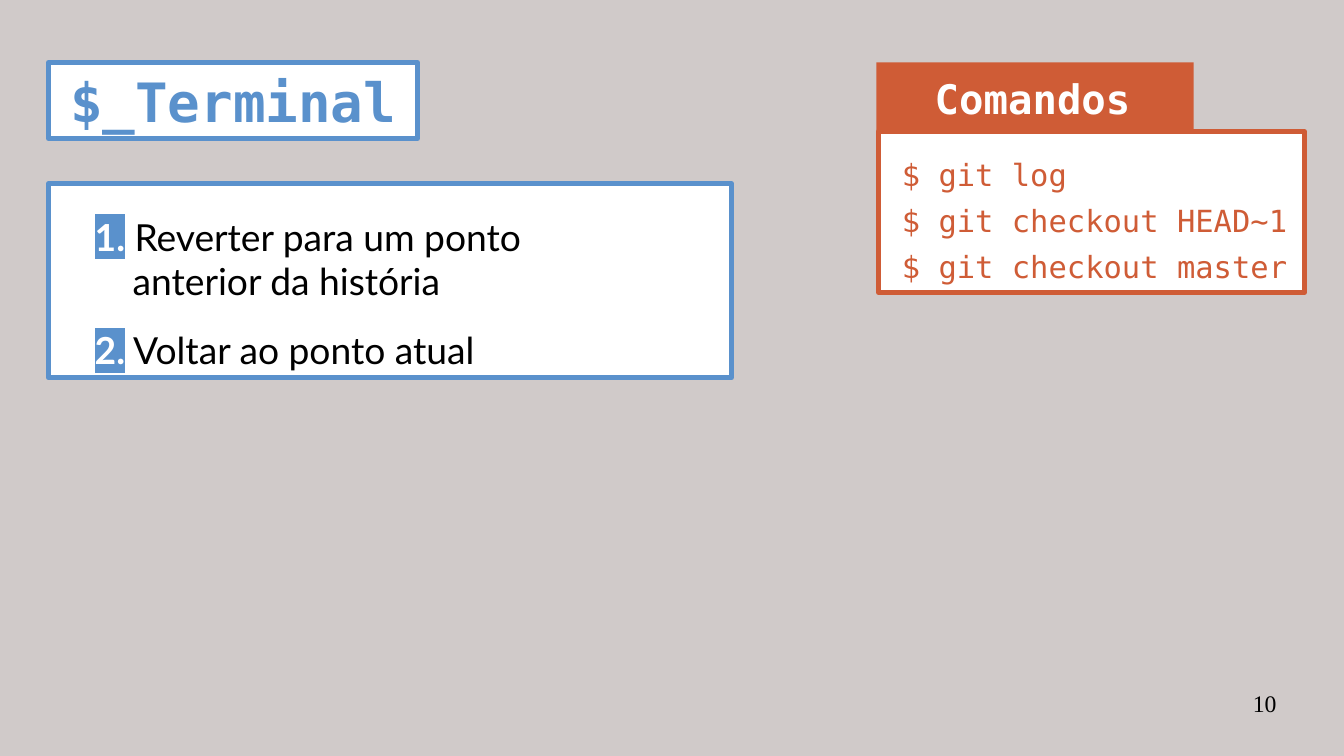
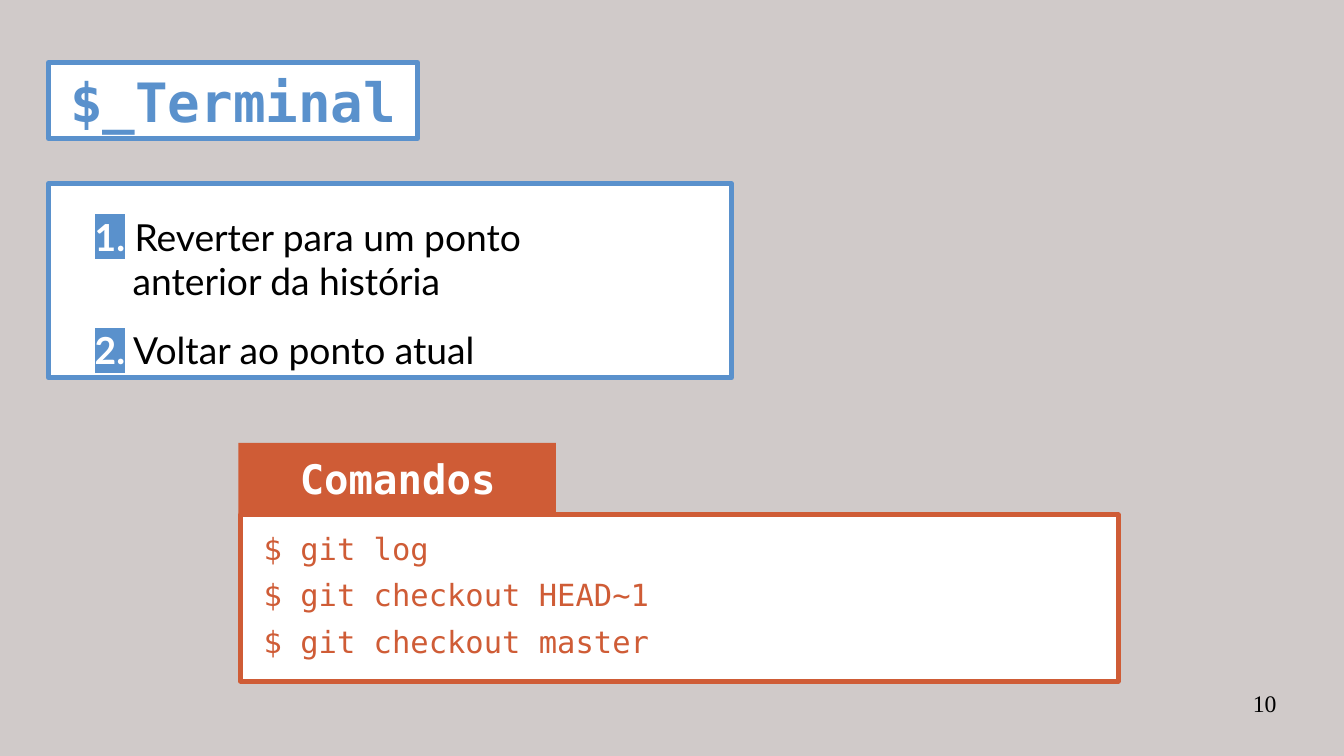
Before and after one commit to miguelpinho/git-lecture, a slide deck: slide 10 of lecture_pt.odp. Drawn at 1344x756 pixels with LibreOffice and Linux fonts; fonts in the diff are those of the drawing. Boxes give left, top, right and bottom in pixels: in the first picture for what was removed or moved away, otherwise in the second. Text is boxed around its words. In the diff, an @@ line names an element or a change of style, - is before the commit and + after.

```diff
--- a/lecture_pt.odp
+++ b/lecture_pt.odp
@@ rectangle removed at [879, 132, 1305, 293] @@
@@ text "Comandos": place and size @@
-text "Comandos" at [935, 83, 1131, 115]
+text "Comandos" at [300, 463, 496, 495]
@@ rectangle: place and size @@
-rectangle at [877, 62, 1194, 133]
+rectangle at [239, 443, 556, 513]
@@ rectangle added at [240, 515, 1118, 681], fill #FFFFFF, outline #CF5C36 2.89 pt @@
@@ text "$ git log": place and size @@
-text "$ git log" at [939, 162, 1287, 284]
+text "$ git log" at [300, 536, 649, 659]
```
Also in this commit, not shown: 8 other slides changed, 1 other file.
